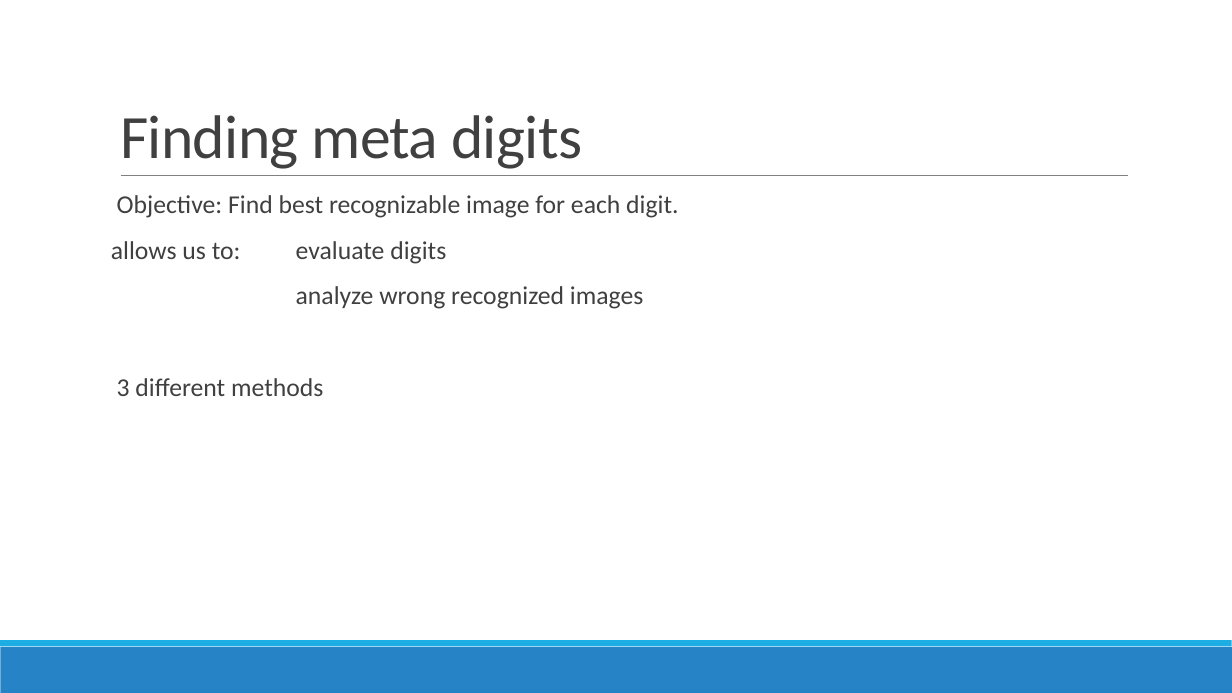
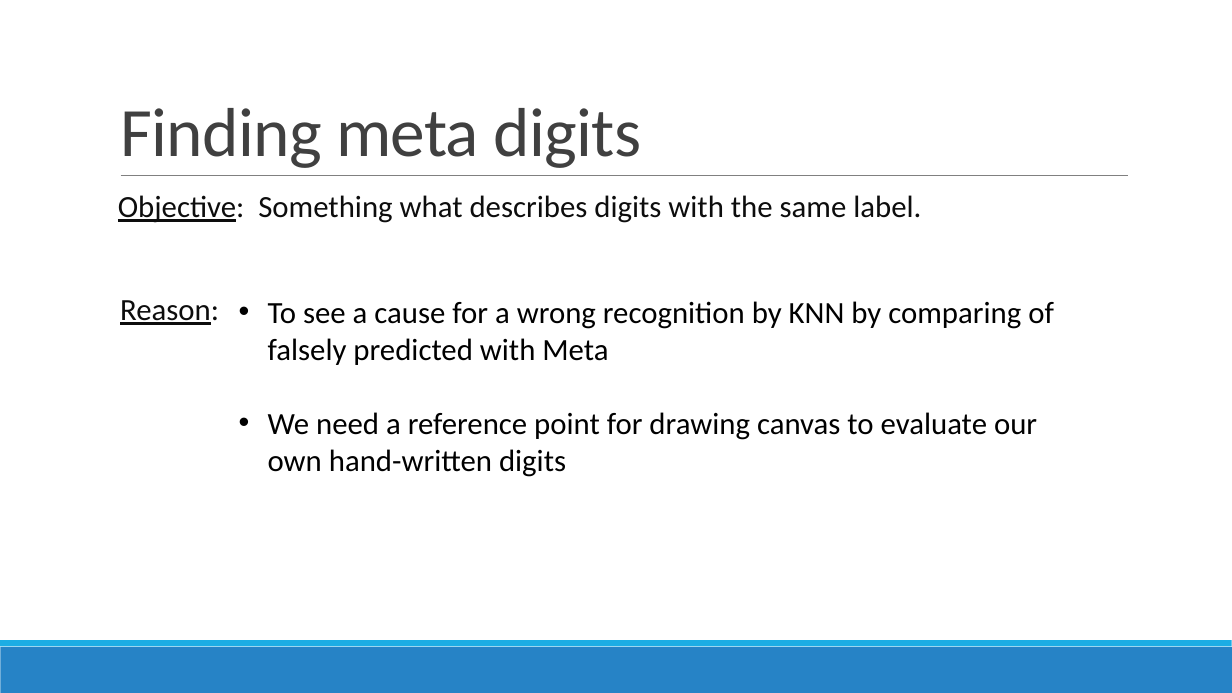
Before and after one commit to datascience-mobi/project-03-group-01, a slide deck: slide 10 of presentation_digit_recog2.pptx (slide 9 before the commit). Drawn at 1232x693 pixels with LibreOffice and Linux fonts; fonts in the diff are those of the drawing. Boxes give left, top, right and bottom in pixels: in the first picture for what was removed or moved away, otherwise in the second. Text is boxed around its words. In the diff, an @@ line names an element or a change of style, - is before the commit and + after.

```diff
--- a/presentation_digit_recog2.pptx
+++ b/presentation_digit_recog2.pptx
@@ title "Finding meta digits" at (120,108,642,168): size 48 to 54 pt @@
@@ text at (118,195,921,325): text changed; size 20 to 24 pt; text colour #404040 to #0D0D0D @@
-Objective: Find best recognizable image for each digit.
-allows us to: evaluate digits
-analyze wrong recognized images
-3 different methods
+Objective: Something what describes digits with the same label.
+  Reason:
@@ text added at (268,301,1054,477), 24 pt, text #000000 @@
+• To see a cause for a wrong recognition by KNN by comparing of falsely predicted with Meta
+• We need a reference point for drawing canvas to evaluate our own hand-written digits
```
Also in this commit, not shown: 1 other slide changed, 2 slides added.
